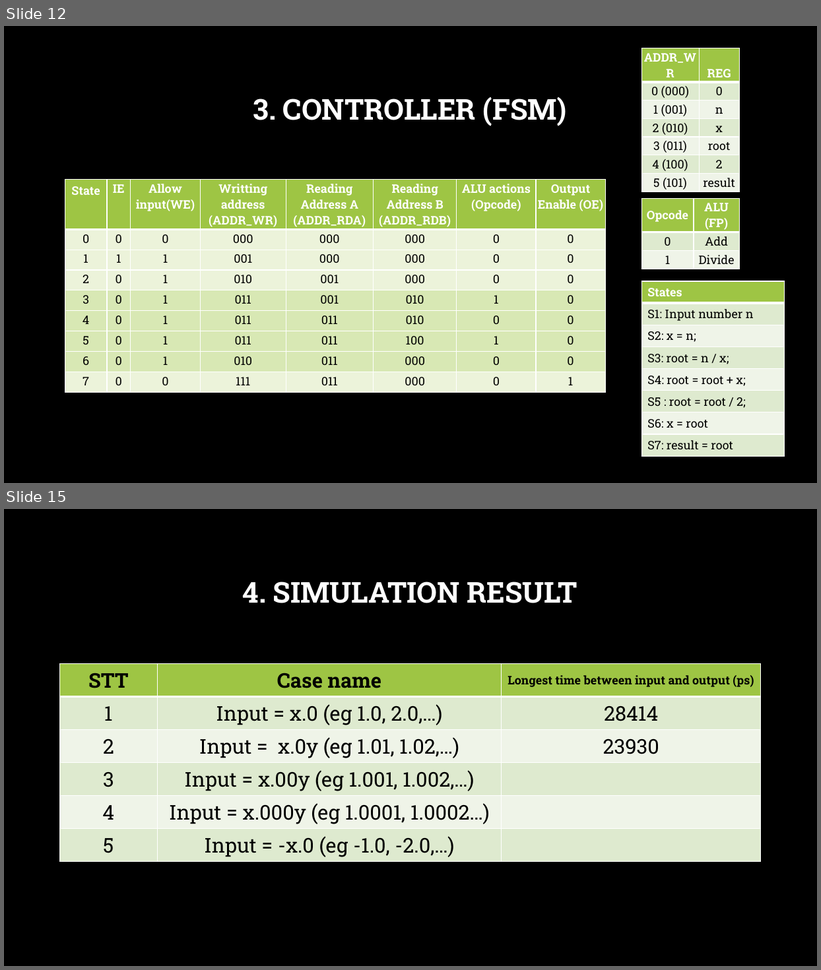
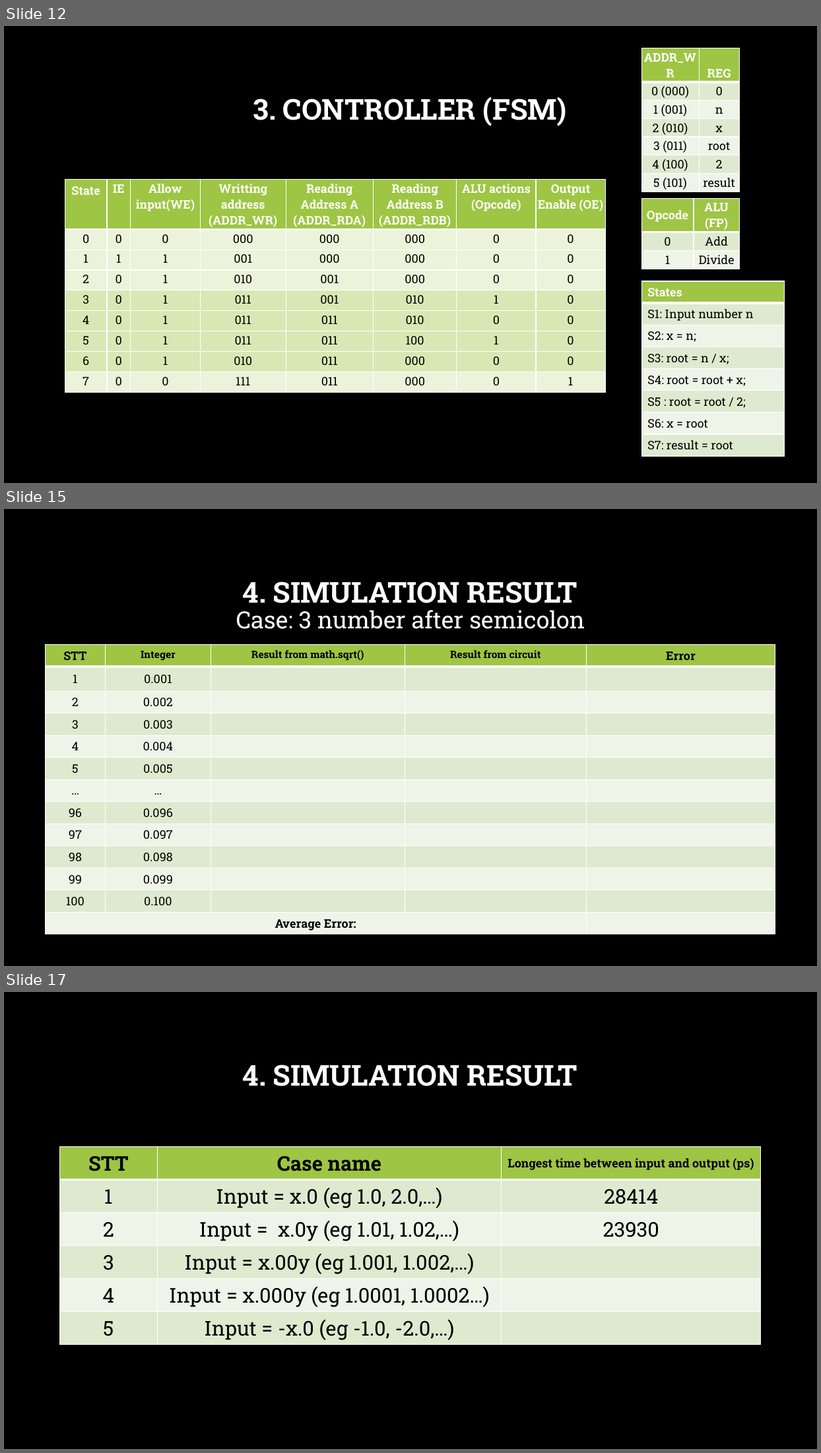
Before and after one commit to hohaicongthuan/Share-To-Other, a slide deck: Group Project/FloatingPointSquareRoot/Floating Point Squareroot.pptx. Shown one above the other, each under a label of ours: slides 12 and 15 before the commit, slides 12, 15 and 17 after it; the slides between them are not shown. The pictures are 821x970 and 821x1453 pixels, drawn with LibreOffice and Linux fonts; fonts in the diff are those of the drawing; background and template pictures are left out. Boxes give left, top, right and bottom in pixels: in the first picture for what was removed or moved away, otherwise in the second. Text is boxed around its words. In the diff, an @@ line names an element or a change of style, - is before the commit and + after.

```diff
--- a/Group Project/FloatingPointSquareRoot/Floating Point Squareroot.pptx
+++ b/Group Project/FloatingPointSquareRoot/Floating Point Squareroot.pptx
@@ slide 15 added at (4, 509, 817, 966), background picture (left out) @@
@@ title added at (243, 582, 578, 603), 34 pt, text #FFFFFF, bold @@
+4. SIMULATION RESULT
@@ text added at (236, 610, 585, 629), 28 pt, text #FFFFFF @@
+Case: 3 number after semicolon
@@ table added at (45, 645, 775, 933), 13 rows, 5 columns @@
+STT | Integer | Result from math.sqrt() | Result from circuit | Error
+1 | 0.001 |  |  | 
+2 | 0.002 |  |  | 
+3 | 0.003 |  |  | 
+4 | 0.004 |  |  | 
+5 | 0.005 |  |  | 
+… | … |  |  | 
+96 | 0.096 |  |  | 
+97 | 0.097 |  |  | 
+98 | 0.098 |  |  | 
+99 | 0.099 |  |  | 
+100 | 0.100 |  |  | 
+Average Error: |  |  |  | 
@@ what was slide 15 is now slide 17 @@
```
Also in this commit, not shown: 5 slides changed, 1 other slide added.
